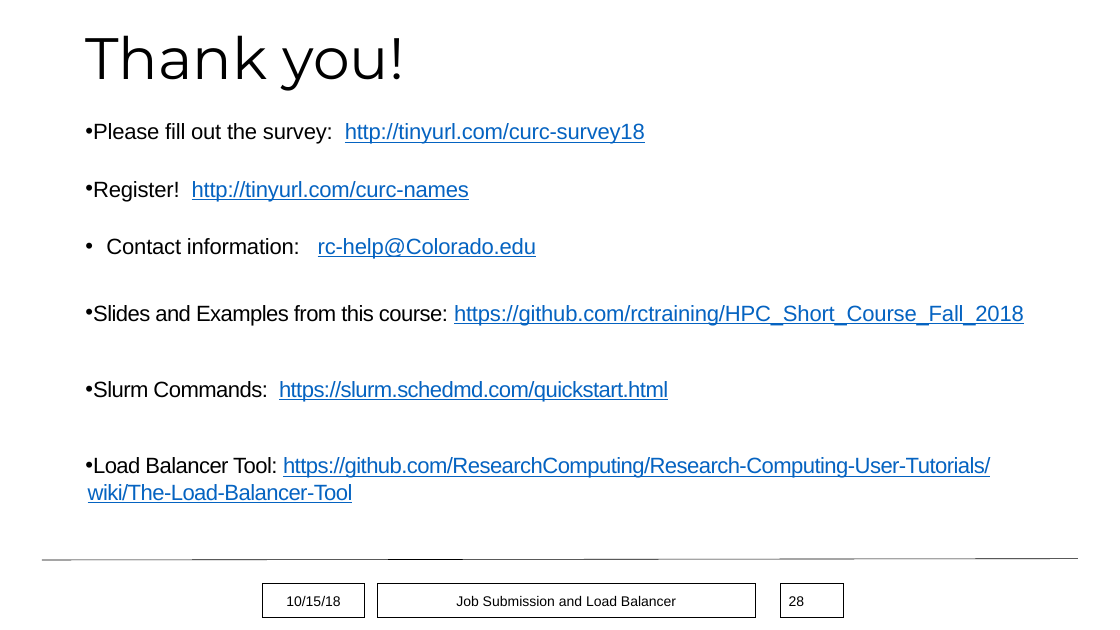
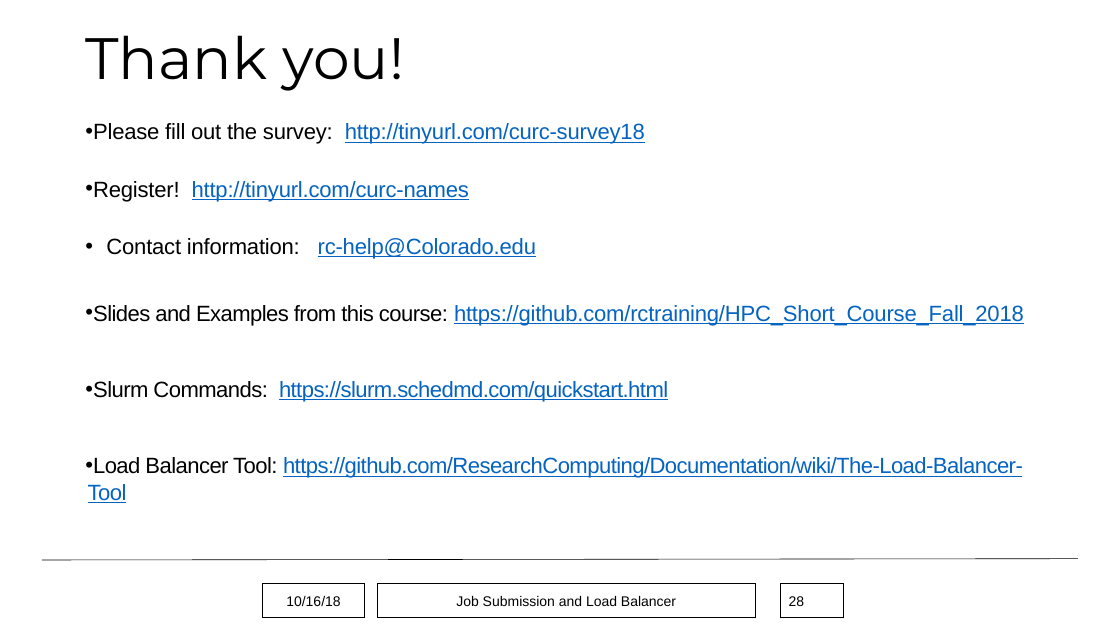
Before and after one commit to monaghaa/HPC_Short_Course_Fall_2018, a slide deck: slide 28 of Job_Submission/hpc_job_submission_Fall2018.pptx. Drawn at 1120x630 pixels with LibreOffice and Linux fonts; fonts in the diff are those of the drawing; background and template pictures are left out. Boxes give left, top, right and bottom in pixels: in the first picture for what was removed or moved away, otherwise in the second. Text is boxed around its words. In the diff, an @@ line names an element or a change of style, - is before the commit and + after.

Commit message:
Updated PPT for typos

```diff
--- a/Job_Submission/hpc_job_submission_Fall2018.pptx
+++ b/Job_Submission/hpc_job_submission_Fall2018.pptx
@@ text at (85, 457, 1023, 503): text changed @@
-• Load Balancer Tool: https://github.com/ResearchComputing/Research-Computing-User-Tutorials/wiki/The-Load-Balancer-Tool
+• Load Balancer Tool: https://github.com/ResearchComputing/Documentation/wiki/The-Load-Balancer-Tool
@@ text in rectangle at (286, 596, 340, 606): text changed @@
-10/15/18
+10/16/18
```
Also in this commit, not shown: 26 other slides changed.
